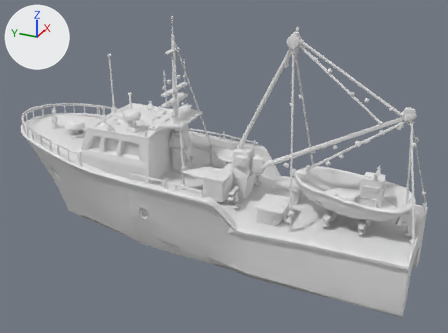
An edit to the glTF model assets/boats/seiner.glb, drawn before and after from the same camera.
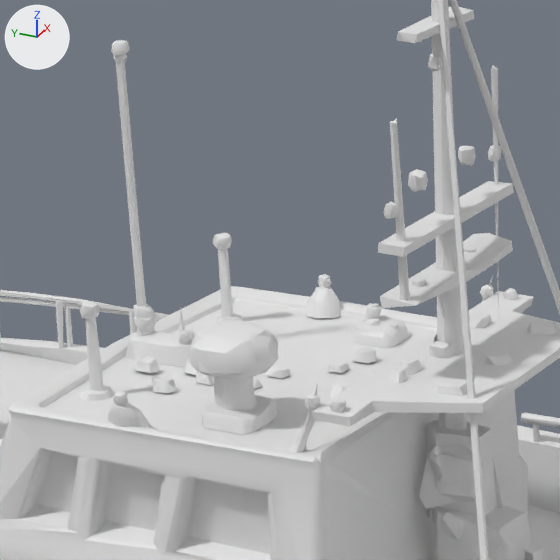
Each version is shown whole from a camera (50 mm lens) standing at (-22.55, -11.2, 12.64) and looking at (-0.07, -1.08, 1.4), then close up on the part from 19% to 44% of the width and 14% to 47% of the height. Lighting does not change. The marker at upper left points along +X, +Y and +Z. The first two pictures are the older version. Where no turn or scale is listed for an object, it has been applied to the vertices. Vertices at exactly the same position are counted once.

In view in the first close-up: 'seiner.001'.
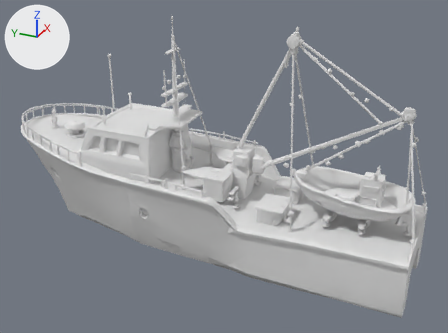
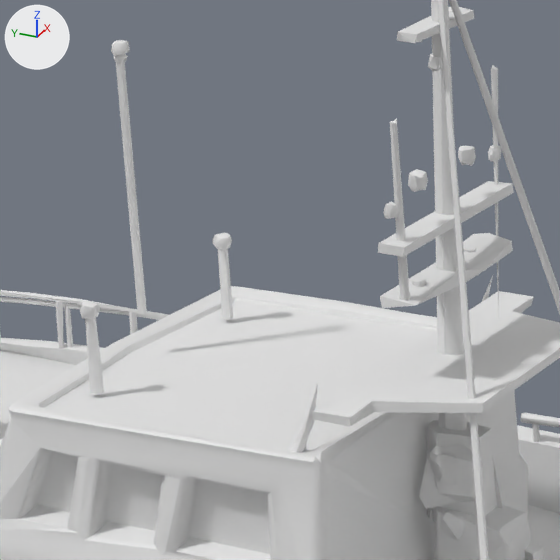
Boxes (x1, y1, x2, y2) around the edits, measured in the close-ups (560 x 560 px):
```json
{"part": 1, "of": "me_mesh_0", "change": "deleted", "before": [108, 274, 559, 435]}
{"part": 2, "of": "me_mesh_0", "change": "cut back", "before": [80, 61, 242, 400], "after": [85, 61, 230, 394]}
```

Scene script edits in JSON lines:
```json
{"block": "me_mesh_0", "where": "# used by ob_seiner_001; location = (0.0, 0.0, 0.0)"}
{"op": "remove", "block": "me_mesh_0", "code": "me_mesh_0.from_pydata(...)  # 6555 vertices, 11655 faces; spans x -3.1..3.1, y -9.5..9.5, z -2.7..7.7"}
{"op": "add", "block": "me_mesh_0", "code": "me_mesh_0.from_pydata(...)  # 5626 vertices, 10035 faces; spans x -3.1..3.1, y -9.5..9.5, z -2.7..7.7"}
{"block": "me_mesh_0", "change": "me_mesh_0 part 1: 46 loose pieces with 867 vertices, spanning x -1.8..1.8, y 0.6..4.6, z 2.8..3.7, are deleted"}
{"block": "me_mesh_0", "change": "me_mesh_0 part 2"}
{"block": "me_mesh_0", "change": "62 vertices are removed from x -1.2..1.2, y 4.1..4.5, z 2.8..3.3"}
{"block": "me_mesh_0", "change": "155 faces are deleted"}
{"block": "me_mesh_0", "change": "4 vertices move within x 0.0..1.0, y 4.2..4.5, z 2.9..3.3"}
{"block": "me_mesh_0", "change": "43 new faces join them"}
```
